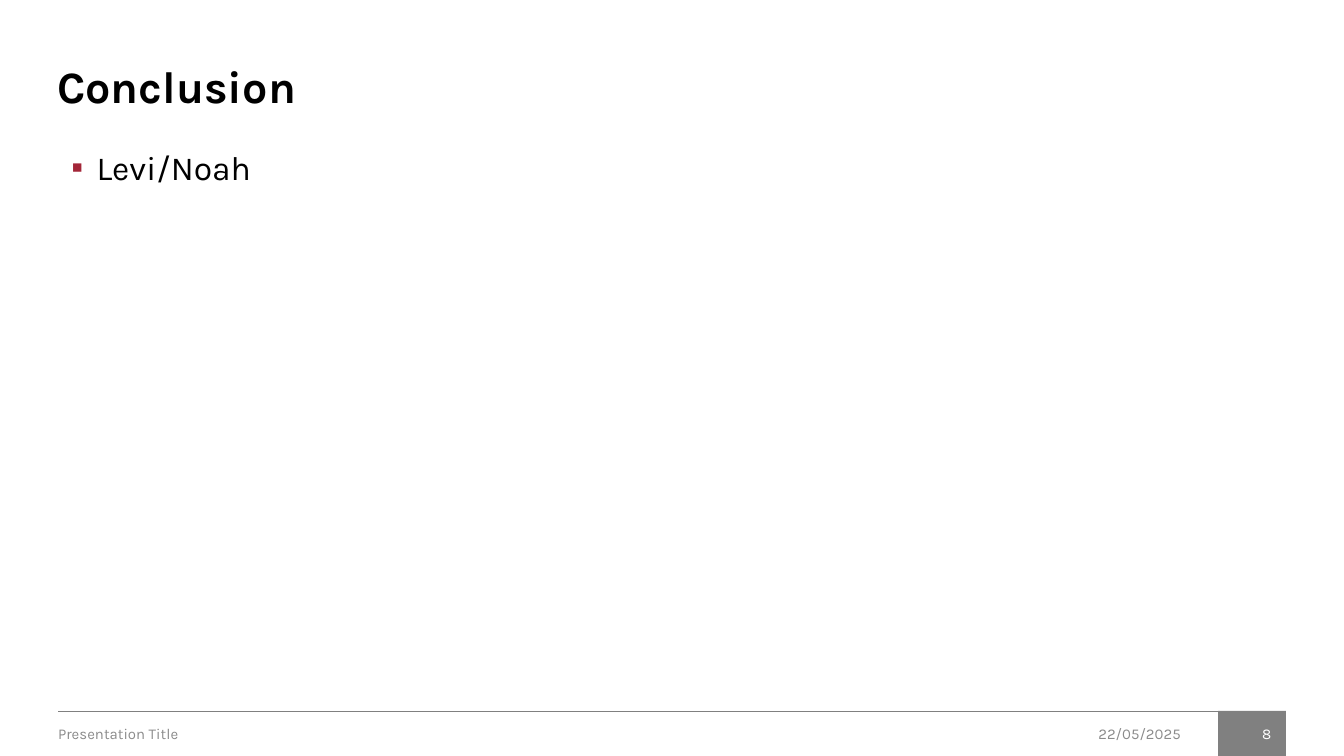
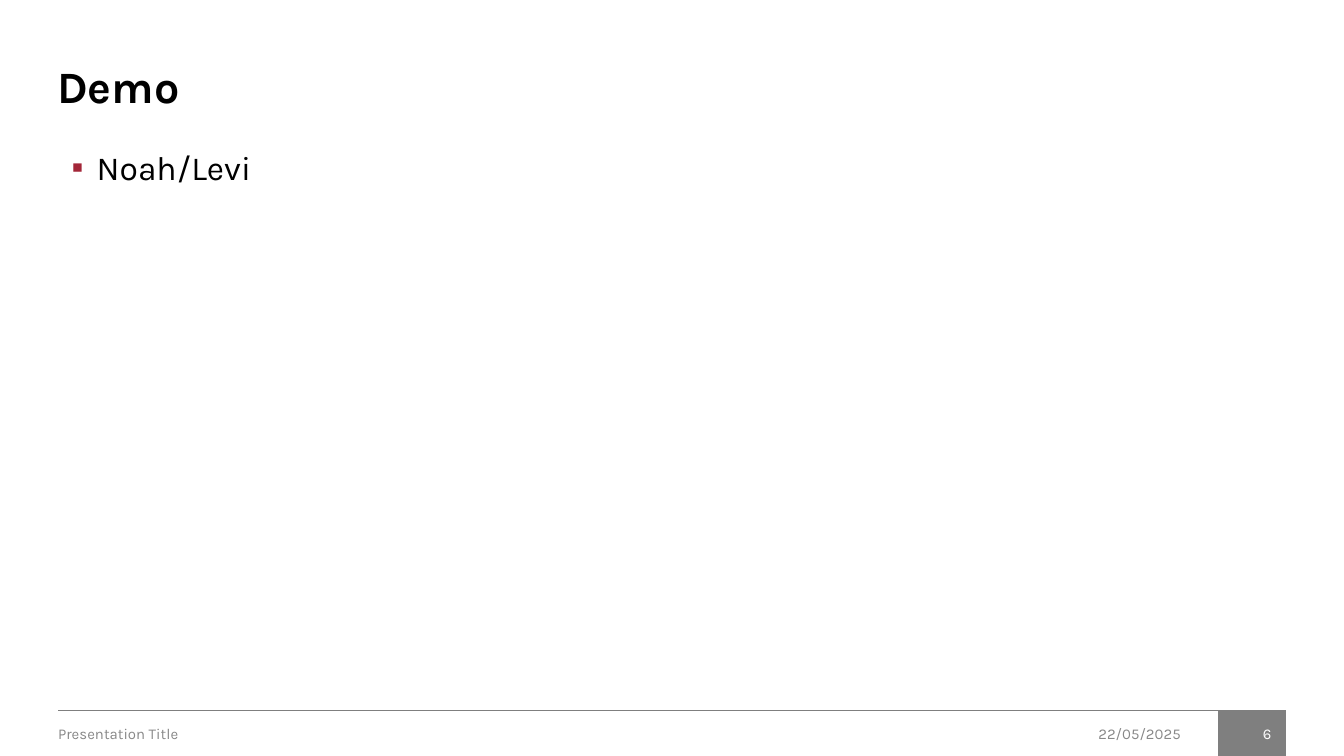
Before and after one commit to brickie-Noah/Lida-project, a slide deck: slide 6 of Presentation.pptx (slide 8 before the commit). Drawn at 1344x756 pixels with LibreOffice and Linux fonts; fonts in the diff are those of the drawing. Boxes give left, top, right and bottom in pixels: in the first picture for what was removed or moved away, otherwise in the second. Text is boxed around its words. In the diff, an @@ line names an element or a change of style, - is before the commit and + after.

Commit message:
Update presentation.pptx
done: related work, goal and method
missing: user study, discussion, conclusion

```diff
--- a/Presentation.pptx
+++ b/Presentation.pptx
@@ title at (57, 74, 179, 104): text changed @@
-Conclusion
+Demo
@@ text at (97, 155, 251, 183): text changed @@
-▪ Levi/Noah
+▪ Noah/Levi
```
Also in this commit, not shown: 4 other slides changed, 3 slides added, 2 slides removed.
